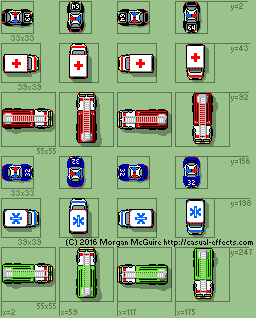
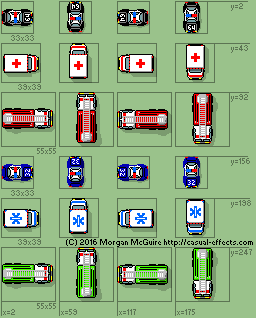
Layer changes from the first 256 × 318 image to the second:
"Self-Shadow": opacity 50% → 40%, painted on it over <box>3,10,211,298</box>
painted on "Color 2" over <box>192,248,214,299</box>
"Ground Shadow": opacity 30% → 20% over <box>4,5,218,302</box>
